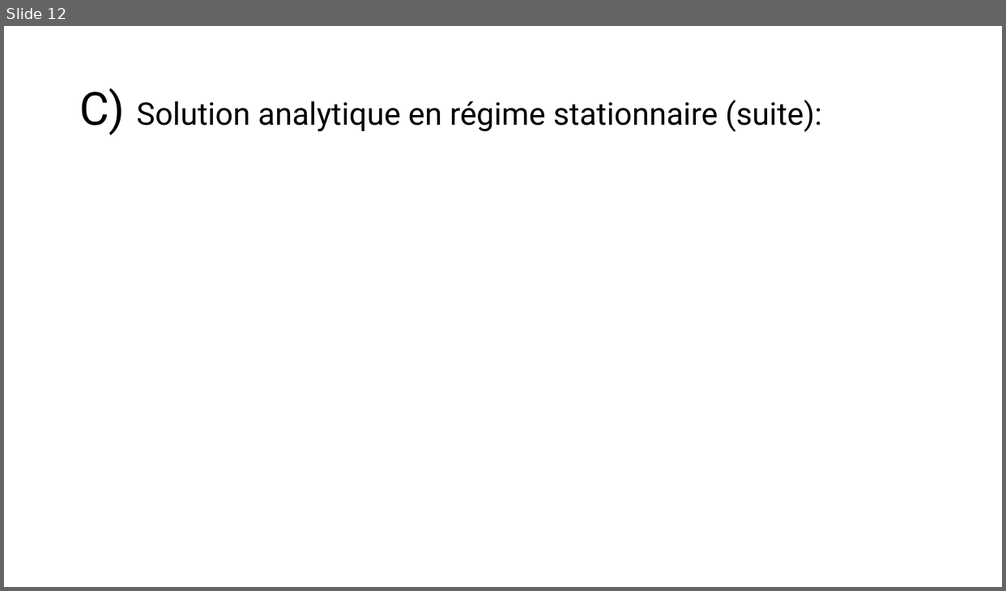
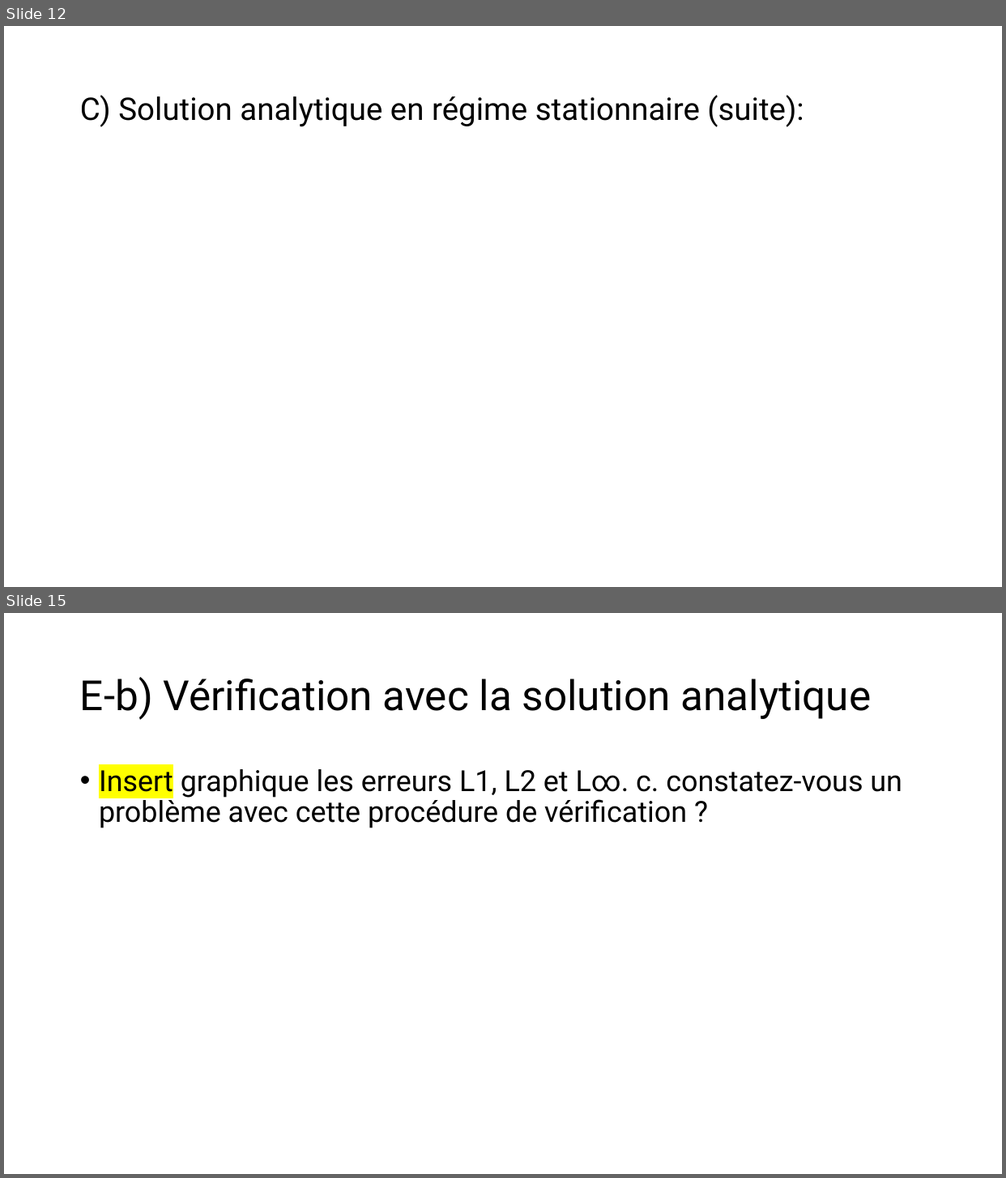
Before and after one commit to mehdibendaya/MEC8211-DEV1, a slide deck: Devoir_1.pptx. Shown one above the other, each under a label of ours: slide 12 before the commit, slides 12 and 15 after it; the slides between them are not shown. The pictures are 1006x591 and 1006x1178 pixels, drawn with LibreOffice and Linux fonts; fonts in the diff are those of the drawing; grey boxes stand for pictures. Boxes give left, top, right and bottom in pixels: in the first picture for what was removed or moved away, otherwise in the second. Text is boxed around its words. In the diff, an @@ line names an element or a change of style, - is before the commit and + after.

```diff
--- a/Devoir_1.pptx
+++ b/Devoir_1.pptx
@@ slide 15 added at bbox=[4, 613, 1002, 1174], background #FFFFFF @@
@@ title added at bbox=[80, 677, 872, 720], 40 pt, text #000000 @@
+E-b) Vérification avec la solution analytique
@@ text added at bbox=[99, 769, 902, 828], 28 pt, text #000000 @@
+• Insert graphique les erreurs L1, L2 et L∞. c. constatez-vous un problème avec cette procédure de vérification ?
@@ slide 12 changed as well @@
@@ title "C) Solution analytique en régime ..." at bbox=[80, 95, 803, 127]: size 44 to 30 pt in "C)" @@
```
Also in this commit, not shown: 11 other slides changed, 5 other slides added.
